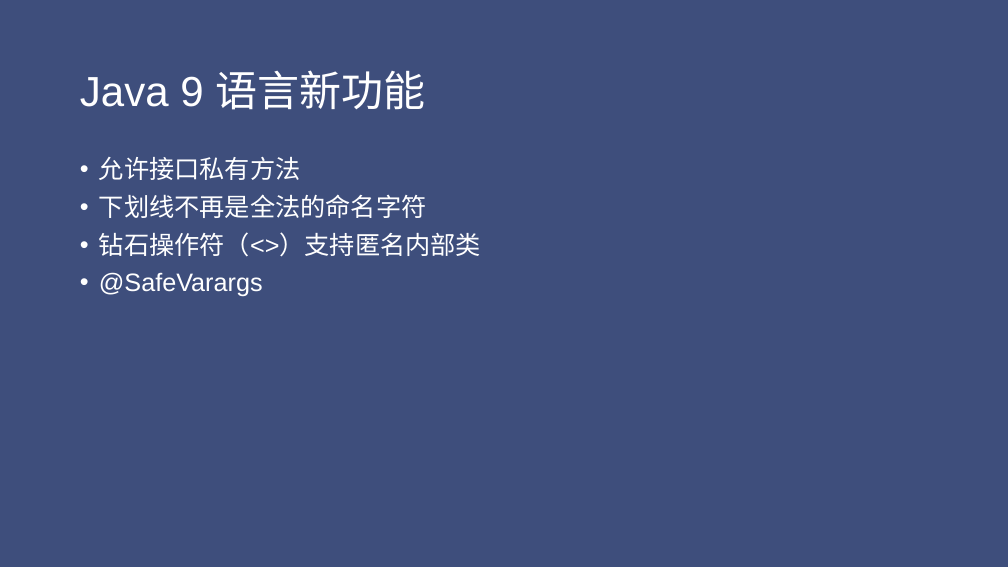
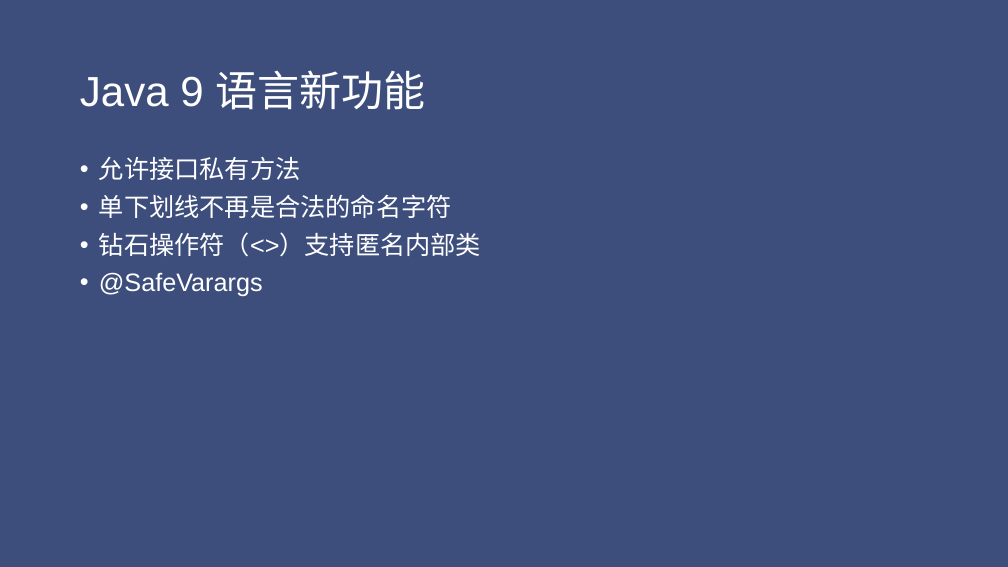
Before and after one commit to jungle0127/javastudy, a slide deck: slide 9 of JDK9/Java9.pptx (slide 7 before the commit). Drawn at 1008x567 pixels with LibreOffice and Linux fonts; fonts in the diff are those of the drawing. Boxes give left, top, right and bottom in pixels: in the first picture for what was removed or moved away, otherwise in the second. Text is boxed around its words. In the diff, an @@ line names an element or a change of style, - is before the commit and + after.

Commit message:
update java9 slides

```diff
--- a/JDK9/Java9.pptx
+++ b/JDK9/Java9.pptx
@@ text at [99, 194, 452, 218]: text changed @@
-• 下划线不再是全法的命名字符
+• 单下划线不再是合法的命名字符
```
Also in this commit, not shown: 2 slides added.
